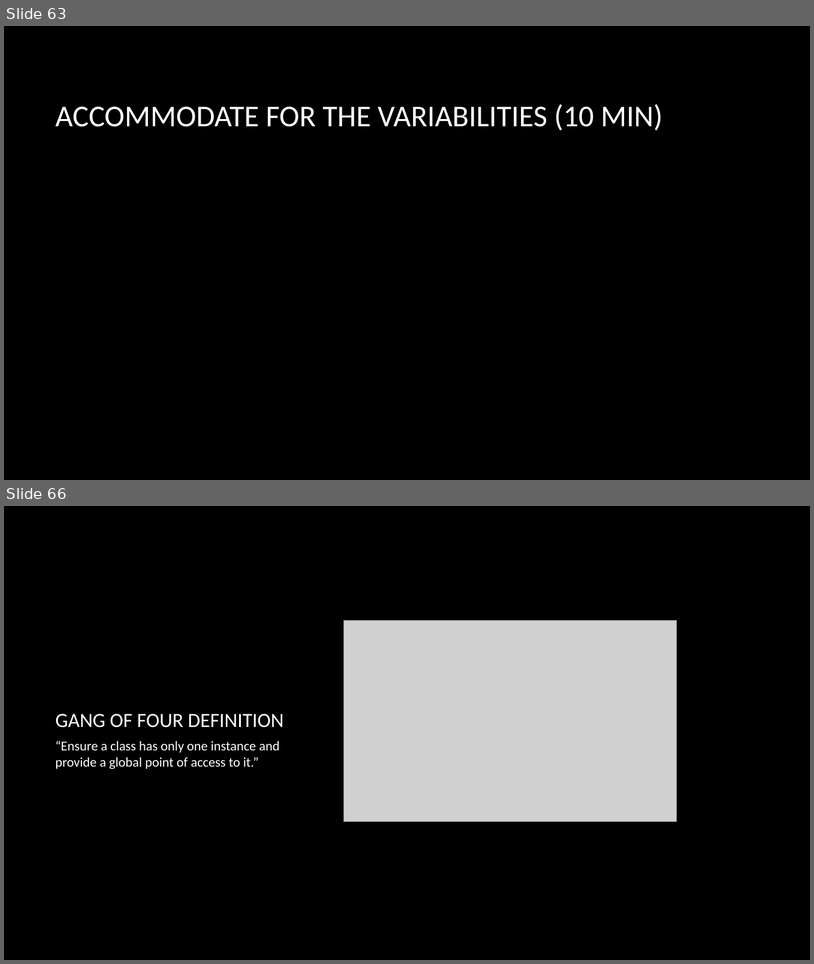
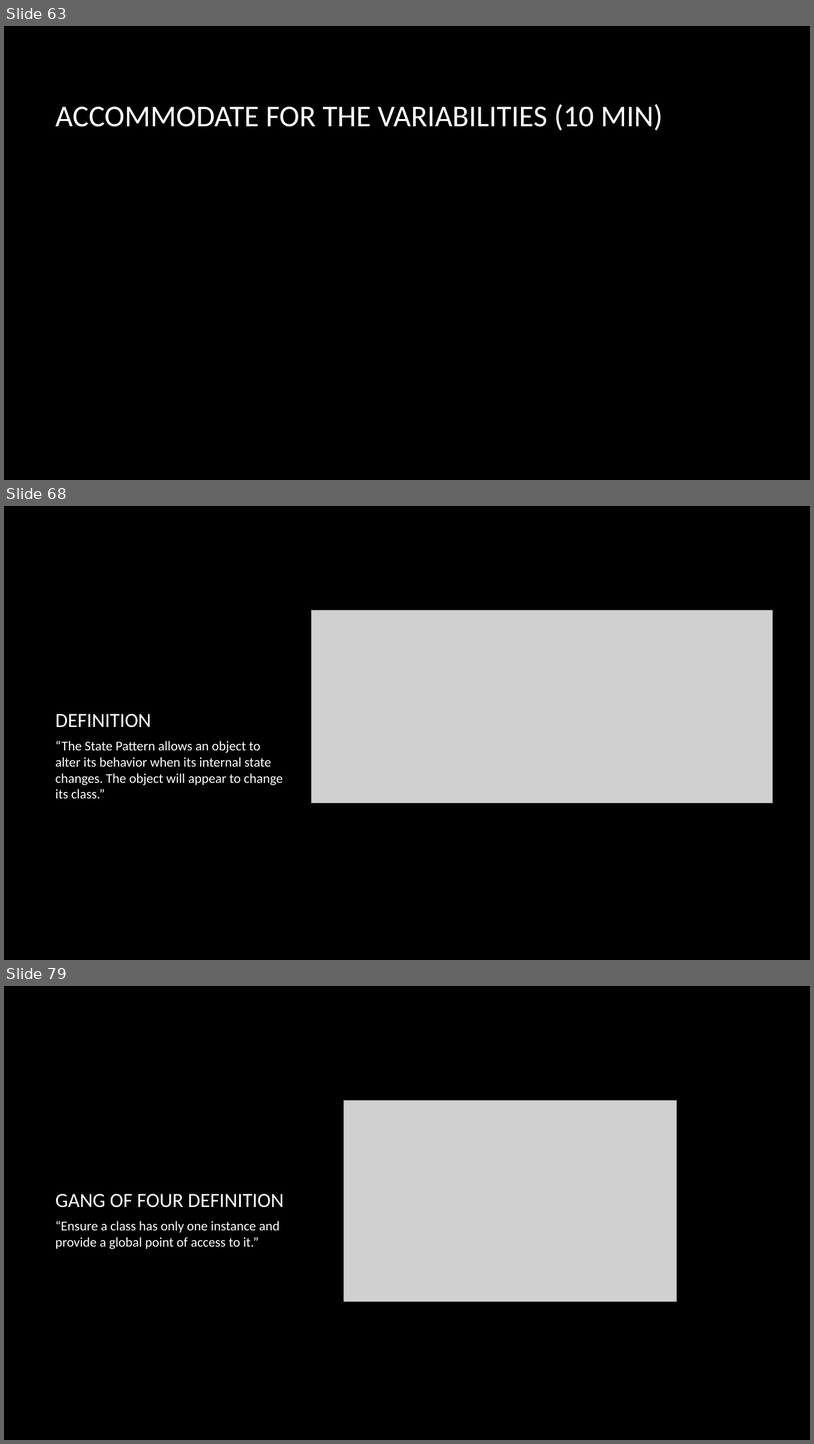
Before and after one commit to dundane/CSC360Demos, a slide deck: CSC360Demo/Design Patterns Slide Show.pptx. Shown one above the other, each under a label of ours: slides 63 and 66 before the commit, slides 63, 68 and 79 after it; the slides between them are not shown. The pictures are 814x964 and 814x1444 pixels, drawn with LibreOffice and Linux fonts; fonts in the diff are those of the drawing; grey boxes stand for pictures; background and template pictures are left out. Boxes give left, top, right and bottom in pixels: in the first picture for what was removed or moved away, otherwise in the second. Text is boxed around its words. In the diff, an @@ line names an element or a change of style, - is before the commit and + after.

Commit message:
State Pattern Demo

```diff
--- a/CSC360Demo/Design Patterns Slide Show.pptx
+++ b/CSC360Demo/Design Patterns Slide Show.pptx
@@ slide 68 added at (x1=4, y1=506, x2=810, y2=960), background picture (left out) @@
@@ picture added at (x1=311, y1=610, x2=773, y2=802) @@
@@ title added at (x1=56, y1=714, x2=152, y2=727), 24 pt, text #FFFFFF @@
+DEFINITION
@@ text added at (x1=56, y1=741, x2=283, y2=798), 16 pt, text #FFFFFF @@
+“The State Pattern allows an object to alter its behavior when its internal state changes. The object will appear to change its class.”
@@ what was slide 66 is now slide 79 @@
```
Also in this commit, not shown: 14 other slides added, 2 slides removed, 10 other files.
